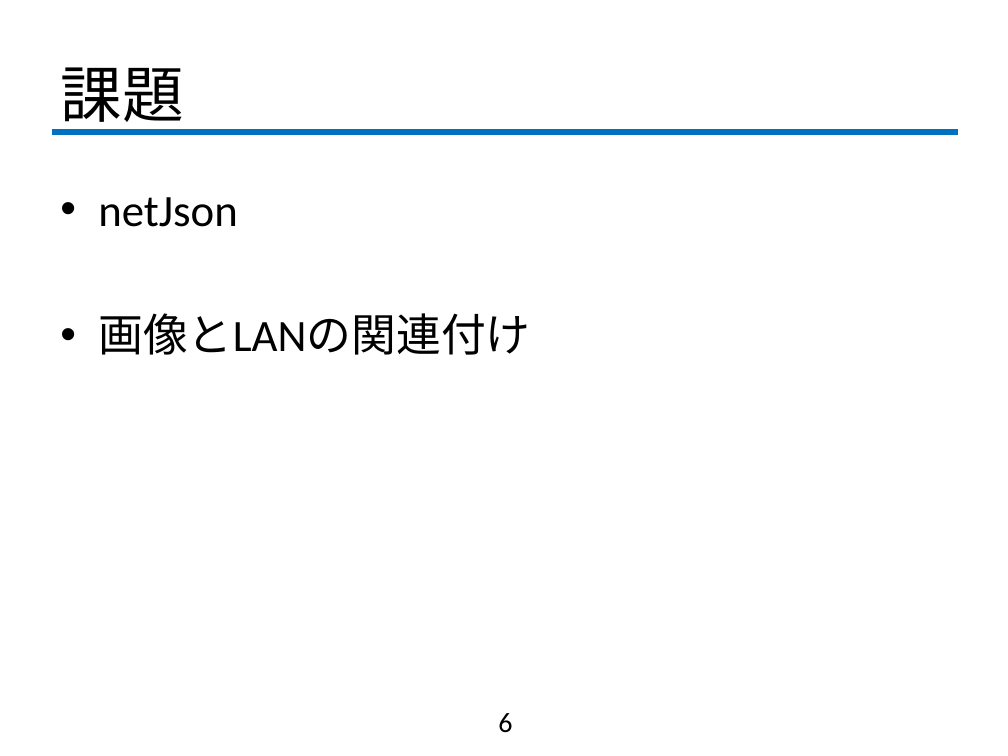
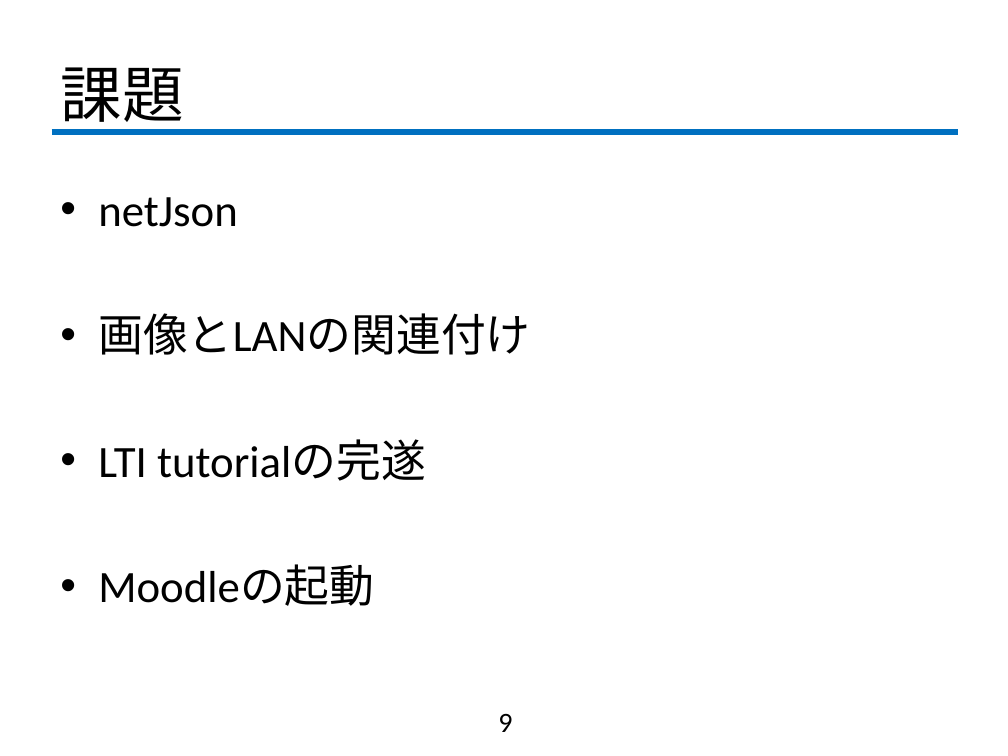
Before and after one commit to fujiLabo/fuji_simu, a slide deck: slide 9 of 1112進捗.pptx (slide 6 before the commit). Drawn at 1008x756 pixels with LibreOffice and Linux fonts; fonts in the diff are those of the drawing; background and template pictures are left out. Boxes give left, top, right and bottom in pixels: in the first picture for what was removed or moved away, otherwise in the second. Text is boxed around its words. In the diff, an @@ line names an element or a change of style, - is before the commit and + after.

```diff
--- a/1112進捗.pptx
+++ b/1112進捗.pptx
@@ text at <box>98,440,426,606</box>: paragraphs added @@
+• LTI tutorialの完遂
+• Moodleの起動
@@ page number at <box>498,714,512,732</box>: text changed @@
-6
+9
```
Also in this commit, not shown: 3 slides added, 3 other files.
